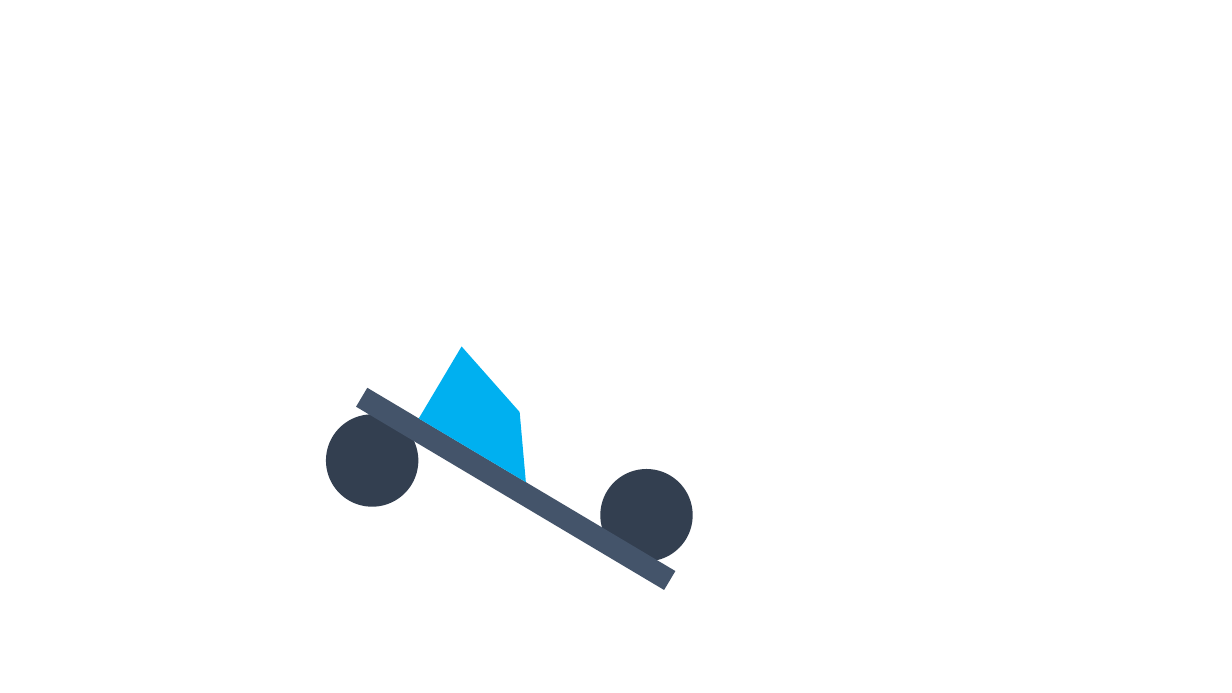
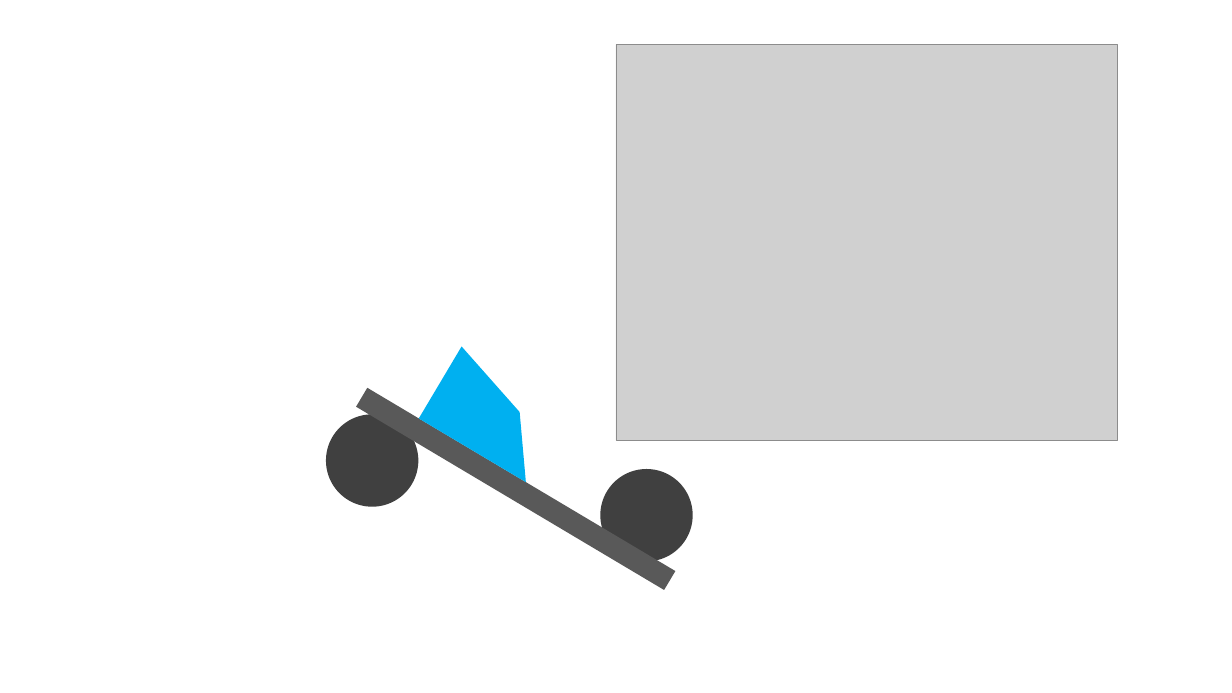
Before and after one commit to 404-WasFound/ncea-assessment-2, a slide deck: slide 3 of plan/Design Tiles.pptx. Drawn at 1232x693 pixels with LibreOffice and Linux fonts; fonts in the diff are those of the drawing; grey boxes stand for pictures. Boxes give left, top, right and bottom in pixels: in the first picture for what was removed or moved away, otherwise in the second. Text is boxed around its words. In the diff, an @@ line names an element or a change of style, - is before the commit and + after.

```diff
--- a/plan/Design Tiles.pptx
+++ b/plan/Design Tiles.pptx
@@ picture added at (x1=616, y1=44, x2=1118, y2=440) @@
@@ rectangle at (x1=356, y1=388, x2=676, y2=590): fill #44546A to #595959 @@
@@ ellipse at (x1=326, y1=414, x2=419, y2=506): fill #333F50 to #404040 @@
@@ ellipse at (x1=601, y1=470, x2=693, y2=562): fill #333F50 to #404040 @@
```
Also in this commit, not shown: 2 other slides changed, 18 other files.
